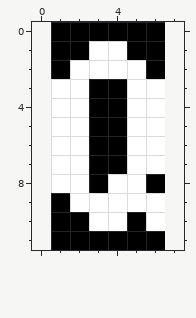
One commit to this pixel-art file: art/font-big/Q.ase. The first picture shows the starting point.
6x12 pixels, 1 frame. The old version is drawn lined up with the new one, on the new canvas.
Now the later version:
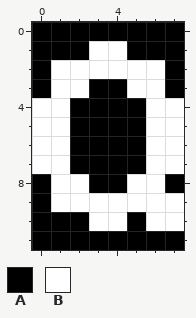
Palette (. is transparent): A #000000  B #ffffff
The exact change:
canvas 6x12 -> 8x12, the old top-left corner now at 1,0
Colour A now appears in rows 0 to 3 at x 0 and 7; in row 8 at x 0 and 7; in rows 9 to 10 at x 0; in row 11 at x 0 and 7.
The author changed colour B to colour A in rows 4 to 7 at x 2 and 5; in row 8 at x 4.
Colour B now appears in rows 4 to 7 at x 0 and 7; in rows 9 to 10 at x 7.
The author changed colour A to colour B in row 2 at x 1 and 6; in row 8 at x 6; in row 9 at x 1.
Where, in picture pixels (left, top, right, bottom), the same in both pictures:
changed: (32, 22, 184, 250)
